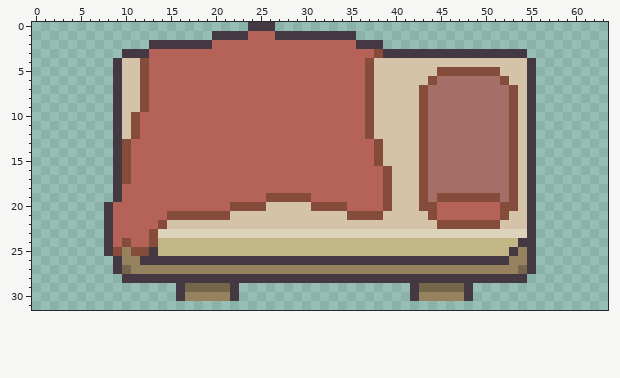
File history of a pixel-art sprite, assets/02_architecture/01_genericPieces/03_furniture/bed.png. The picture above was drawn from the file before the commit.
The file is 64x32 pixels.
The result:
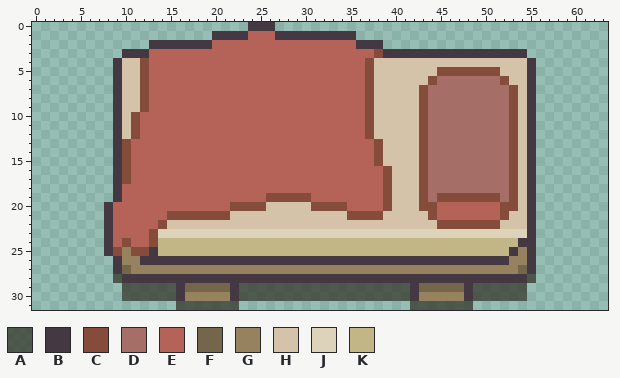
Palette (. is transparent): A #3b3e33c8  B #443843  C #864c3b  D #a56f68  E #b56358  F #74664a  G #97825f  H #d4c3a9  J #ddd2ba  K #c3b686
Change:
The edit adds colour A in row 28 at x 9 and 55; in rows 29 to 30 at x 10 to 15, 23 to 41 and 49 to 54; in row 31 at x 16 to 22 and 42 to 48.
Where, in picture pixels (left, top, right, bottom), the same in both pictures:
added: (113, 274, 536, 310)
